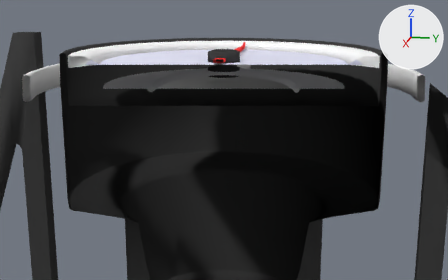
What one commit did to the Blender file dev/3d/compass.blend.
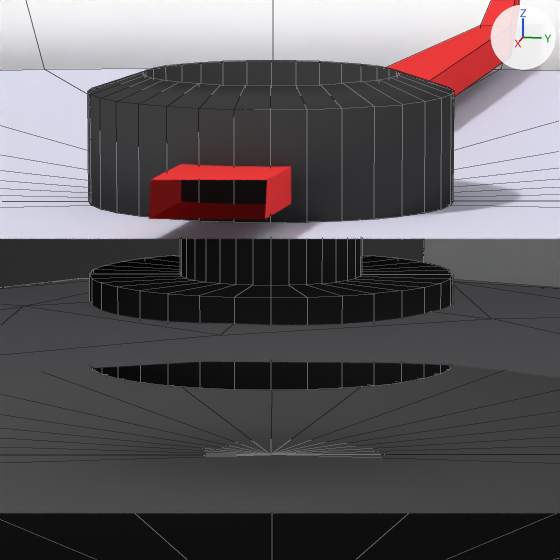
Each version is shown from a camera (50 mm lens) standing at (0.3824, 0.0766, 0.3089) and looking at (0.0101, 0.0022, 0.2158), then close up on the part from 45% to 56% of the width and 16% to 33% of the height. Lighting does not change. The marker at upper right points along +X, +Y and +Z. The close-ups show mesh edges as thin lines. Everything nearer to the camera than a plane just in front of the edit is cut away.

The scene before the commit, as lines of its bpy script (objects in view):
```python
me_circle_003 = bpy.data.meshes.new('Circle.003')
me_circle_003.from_pydata(...)  # 104 vertices, 152 faces; spans x -0.075..0.075, y -0.075..0.075, z 0.247..0.259
me_circle_003.polygons.foreach_set('use_smooth', [True] * 152)
me_circle_003.materials.append(mat_textured_paint)  # its picture is missing
me_circle_004 = bpy.data.meshes.new('Circle.004')
me_circle_004.from_pydata(...)  # 33 vertices, 32 faces; spans x -0.085..0.085, y -0.085..0.085, z 0.264
me_circle_004.polygons.foreach_set('use_smooth', [True] * 32)
me_circle_004.materials.append(mat_glass)  # white #e7e7f9
me_cylinder = bpy.data.meshes.new('Cylinder')
me_cylinder.from_pydata(...)  # 258 vertices, 288 faces; spans x -0.01..0.01, y -0.01..0.01, z -0.01..0.006
me_cylinder.polygons.foreach_set('use_smooth', [True] * 288)
me_cylinder.materials.append(mat_black_paint)  # black #3f3f3f
ob_card = bpy.data.objects.new('card', me_circle_003)
ob_card.location = (0.0, 0.0, 0.0)
ob_glass = bpy.data.objects.new('glass', me_circle_004)
ob_glass.location = (0.0, 0.0, 0.0)
ob_heading_bug_knob = bpy.data.objects.new('heading_bug_knob', me_cylinder)
ob_heading_bug_knob.location = (0.0, 0.0, 0.265)
# also in view: 'lid' at (0.0, 0.0, 0.2545); 'housing' at (0.0, 0.0, 0.1805); 'heading_bug' at (-0.0299, 0.0, 0.2672)
```
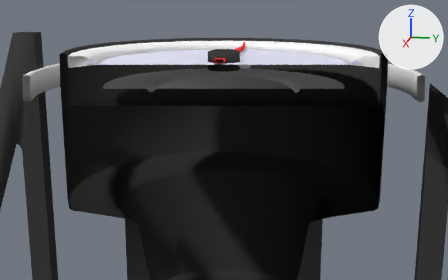
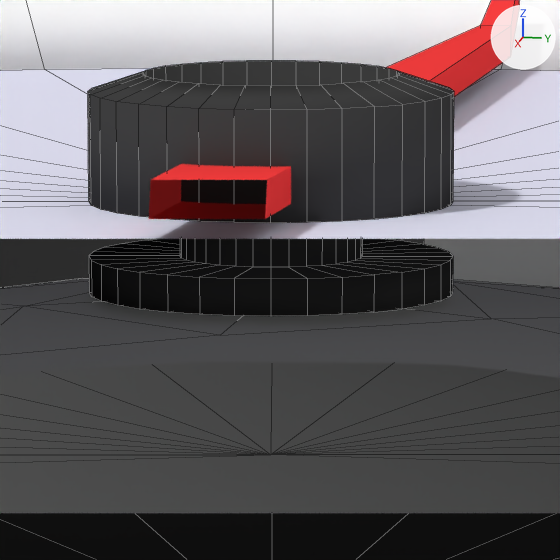
What differs and where, as boxes [x1, y1, x2, y2] in the close-ups (560 x 560 px; the box of a moved part takes in the faces that stretch with it):
'heading_bug_knob', reshaped (22% shorter)
    before: [88, 61, 454, 390]
    after: [88, 61, 454, 316]
part 1 of me_cylinder, moved or reshaped
    before: [89, 239, 453, 390]
    after: [89, 239, 453, 316]

What changed in the scene script:
```text
Change me_cylinder:
    where me_cylinder.from_pydata(...)  # 258 vertices, 288 faces; spans x -0.01..0.01, y -0.01..0.01, z -0.01..0.006
    used by ob_heading_bug_knob; location = (0.0, 0.0, 0.265)
    me_cylinder part 1: all 97 vertices in x -0.01..0.01, y -0.01..0.01, z -0.01..-0.005 are scaled about their middle by (1, 1, 0.4), then moved by (0.0, 0.0, 0.0025)
```
